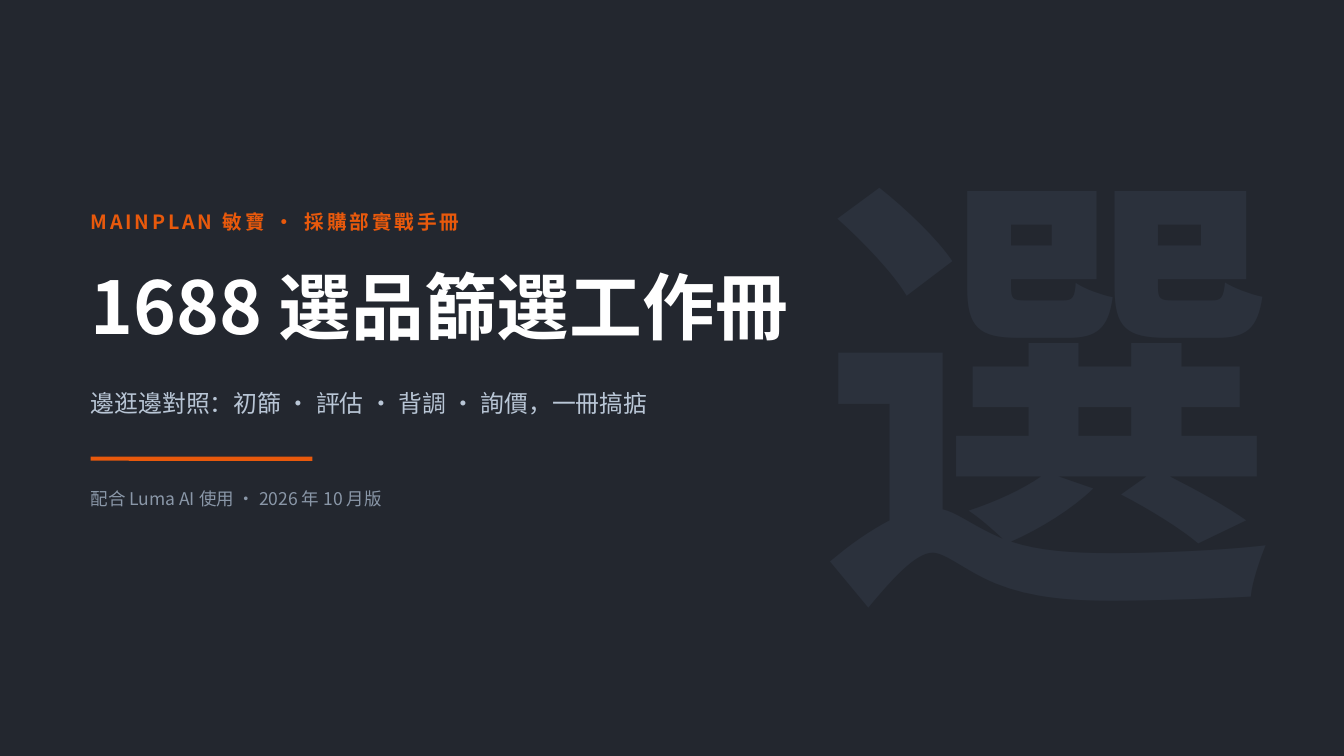
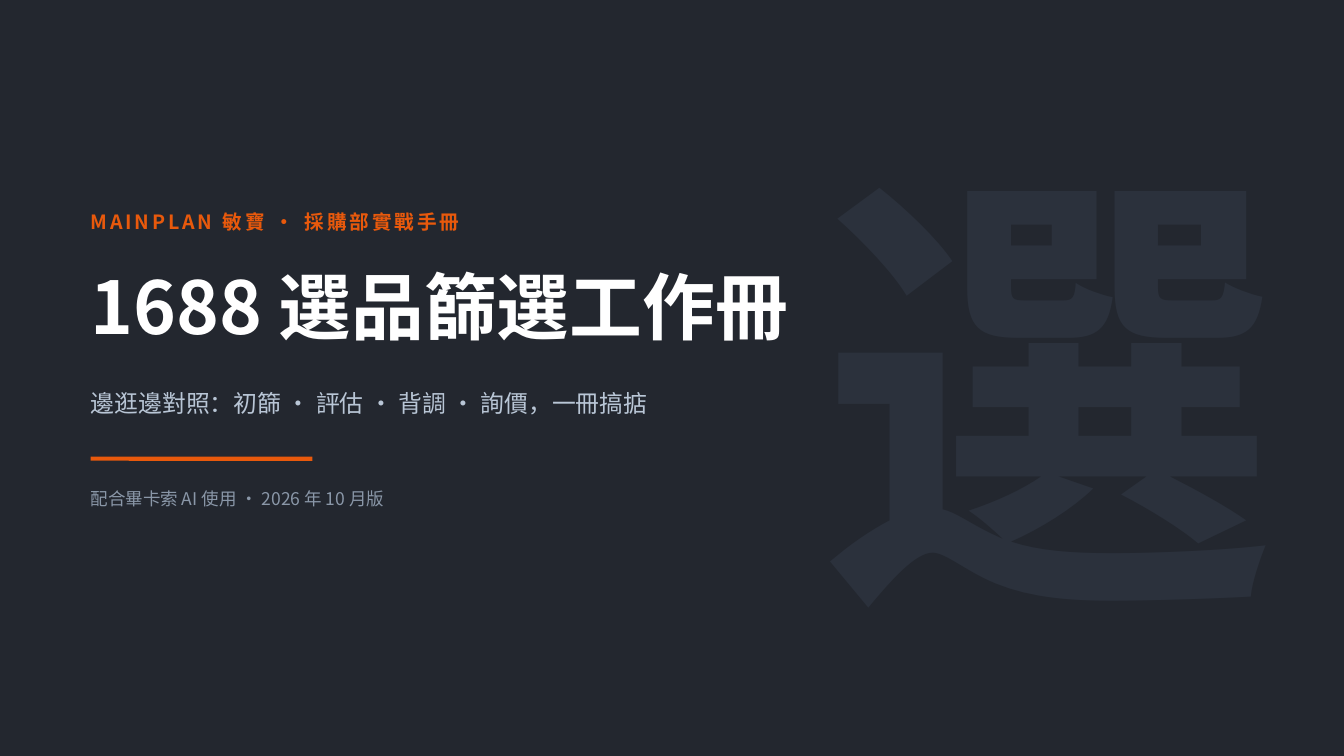
Before and after one commit to HenryHuo157/HermesAgent, a slide deck: slide 1 of 推广/1688選品篩選工作冊.pptx. Drawn at 1344x756 pixels with LibreOffice and Linux fonts; fonts in the diff are those of the drawing. Boxes give left, top, right and bottom in pixels: in the first picture for what was removed or moved away, otherwise in the second. Text is boxed around its words. In the diff, an @@ line names an element or a change of style, - is before the commit and + after.

```diff
--- a/推广/1688選品篩選工作冊.pptx
+++ b/推广/1688選品篩選工作冊.pptx
@@ text at [91, 490, 384, 507]: text changed @@
-配合 Luma AI 使用 · 2026 年 10 月版
+配合畢卡索 AI 使用 · 2026 年 10 月版
```
Also in this commit, not shown: 3 other slides changed, 9 other files.
